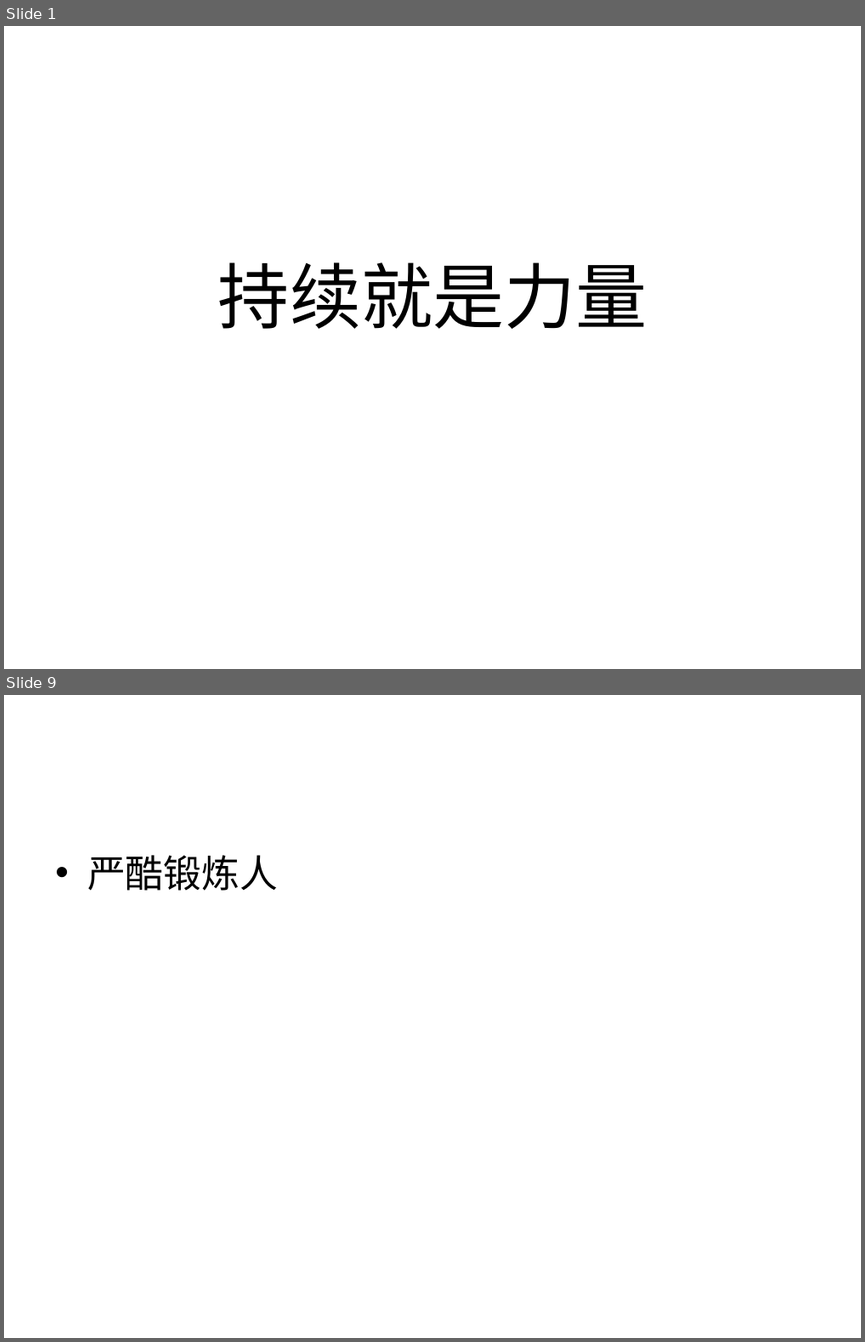
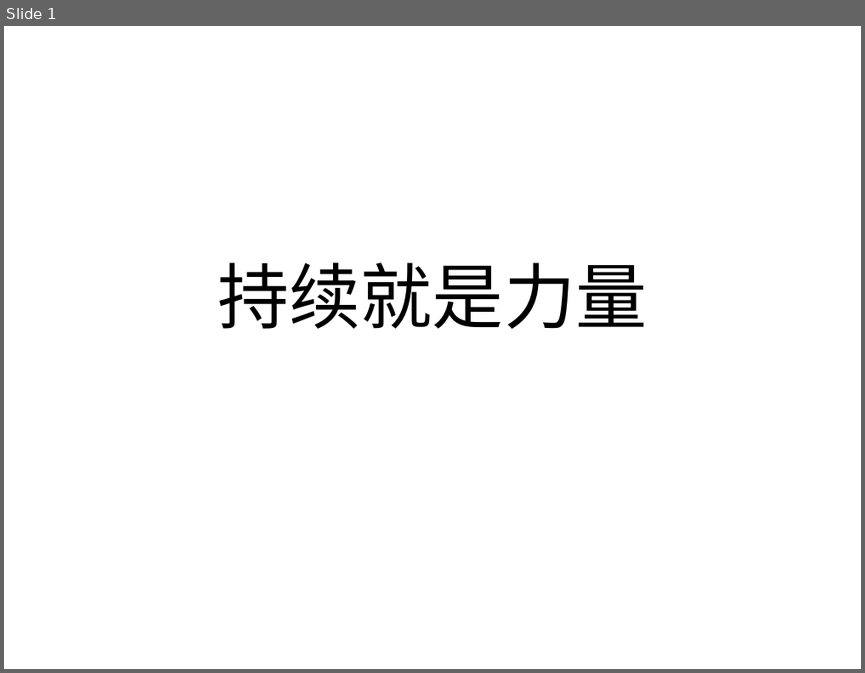
Before and after one commit to haolongzhangm/shell_my, a slide deck: unexeshell/tmp_use/bl.ppt. Shown one above the other, each under a label of ours: slides 1 and 9 before the commit, slide 1 after it; the slides between them are not shown. The pictures are 865x1342 and 865x673 pixels, drawn with LibreOffice and Linux fonts; fonts in the diff are those of the drawing. Boxes give left, top, right and bottom in pixels: in the first picture for what was removed or moved away, otherwise in the second. Text is boxed around its words. In the diff, an @@ line names an element or a change of style, - is before the commit and + after.

```diff
--- a/unexeshell/tmp_use/bl.ppt
+++ b/unexeshell/tmp_use/bl.ppt
@@ slide 9 removed at <box>4,695,861,1338</box>, background #FFFFFF @@
@@ text removed at <box>87,855,278,891</box> @@
-• 严酷锻炼人
```
Also in this commit, not shown: 2 slides changed, 6 other slides removed, 2 other files.
